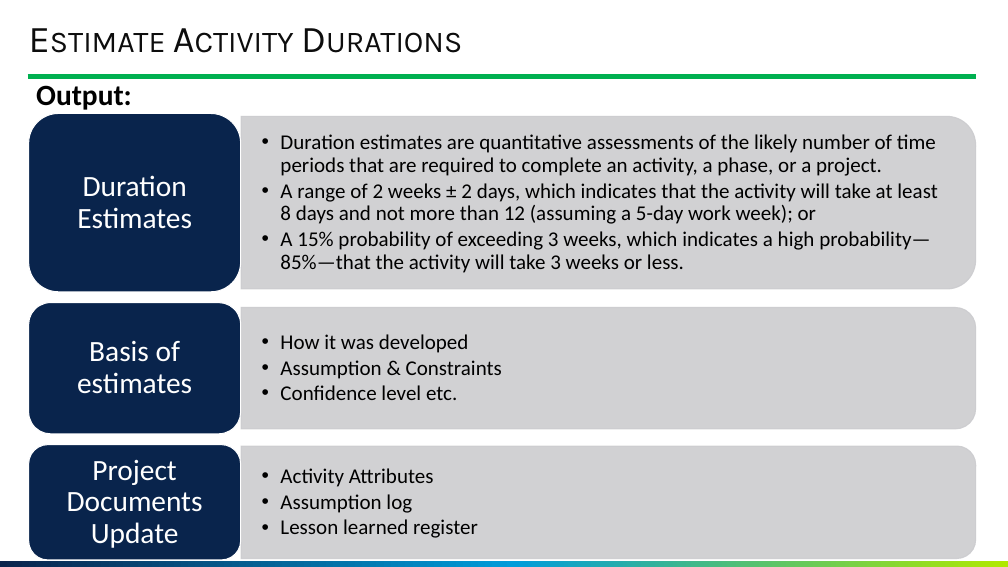
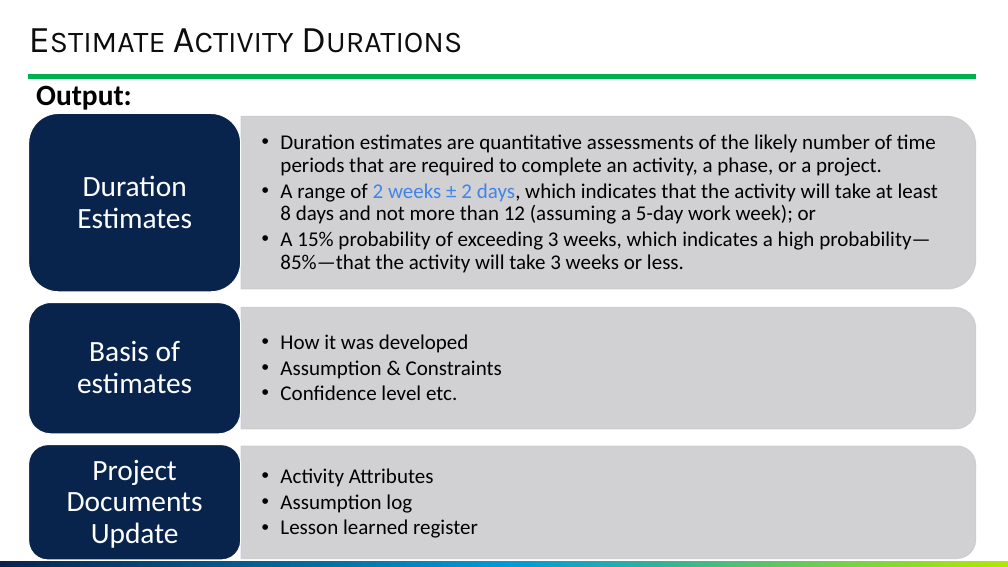
Before and after one commit to GoonerMAK/SWE_4803_Software_Project_Management, a slide deck: slide 101 of SWE 4803_Lec5_part1.pptm. Drawn at 1008x567 pixels with LibreOffice and Linux fonts; fonts in the diff are those of the drawing; background and template pictures are left out. Boxes give left, top, right and bottom in pixels: in the first picture for what was removed or moved away, otherwise in the second. Text is boxed around its words. In the diff, an @@ line names an element or a change of style, - is before the commit and + after.

```diff
--- a/SWE 4803_Lec5_part1.pptm
+++ b/SWE 4803_Lec5_part1.pptm
@@ text at (x1=280, y1=183, x2=938, y2=224): text colour #000000 to #4184E8 in "2 weeks ± 2 days," @@
```
Also in this commit, not shown: 6 other slides changed.
